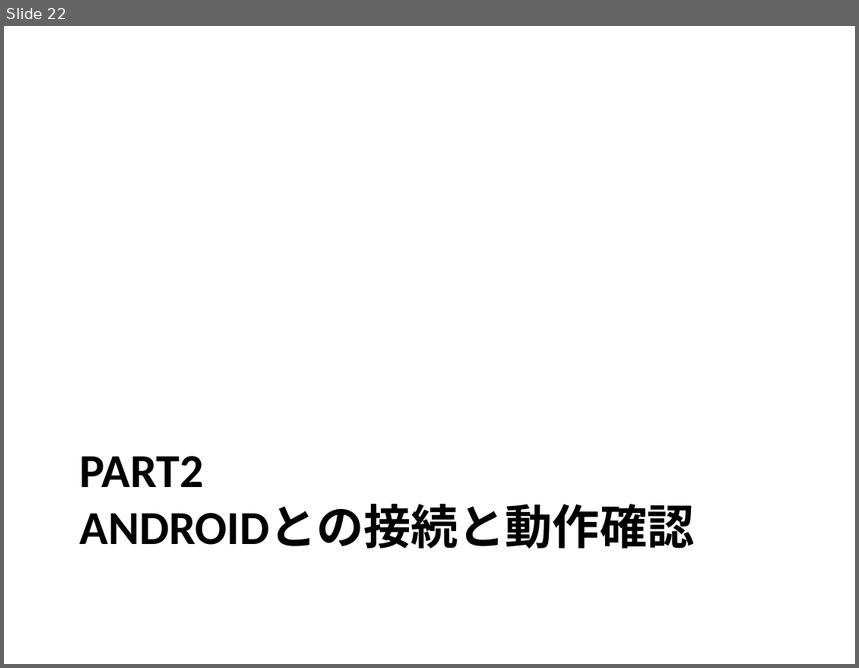
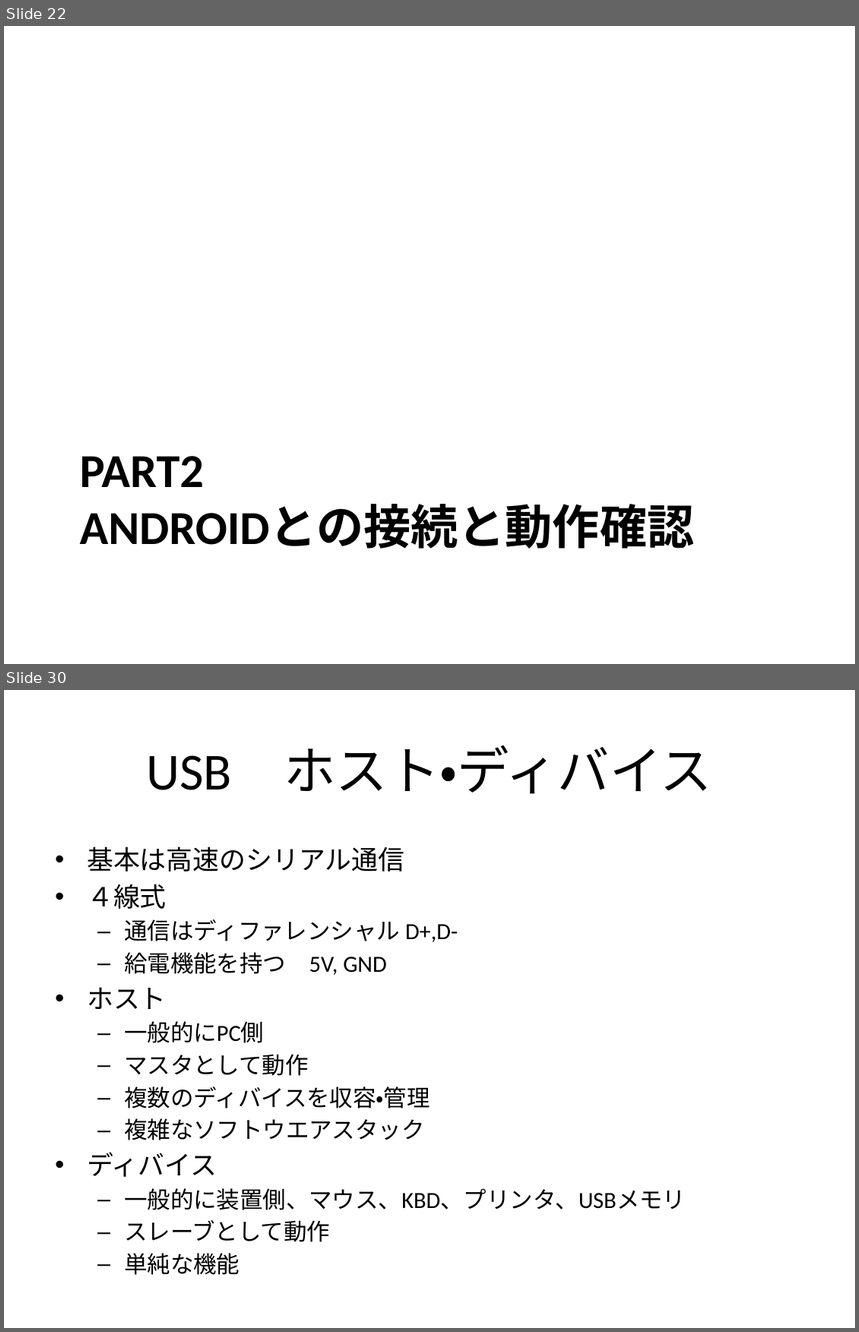
Before and after one commit to magoroku15/OpenAccessoryDemo, a slide deck: Doc/poorman's adk.pptx. Shown one above the other, each under a label of ours: slide 22 before the commit, slides 22 and 30 after it; the slides between them are not shown. The pictures are 859x668 and 859x1332 pixels, drawn with LibreOffice and Linux fonts; fonts in the diff are those of the drawing. Boxes give left, top, right and bottom in pixels: in the first picture for what was removed or moved away, otherwise in the second. Text is boxed around its words. In the diff, an @@ line names an element or a change of style, - is before the commit and + after.

```diff
--- a/Doc/poorman's adk.pptx
+++ b/Doc/poorman's adk.pptx
@@ slide 30 added at [4,690,855,1328], background #FFFFFF @@
@@ title added at [146,745,712,794], 44 pt, text #000000 @@
+USB ホスト・ディバイス
@@ text added at [87,847,686,1275], 19.6 pt, text #000000 @@
+• 基本は高速のシリアル通信
+• ４線式
+  – 通信はディファレンシャル D+,D-
+  – 給電機能を持つ 5V, GND
+• ホスト
+  – 一般的にPC側
+  – マスタとして動作
+  – 複数のディバイスを収容・管理
+  – 複雑なソフトウエアスタック
+• ディバイス
+  – 一般的に装置側、マウス、KBD、プリンタ、USBメモリ
+  – スレーブとして動作
+  – 単純な機能
```
Also in this commit, not shown: 4 slides changed, 17 other slides added.
